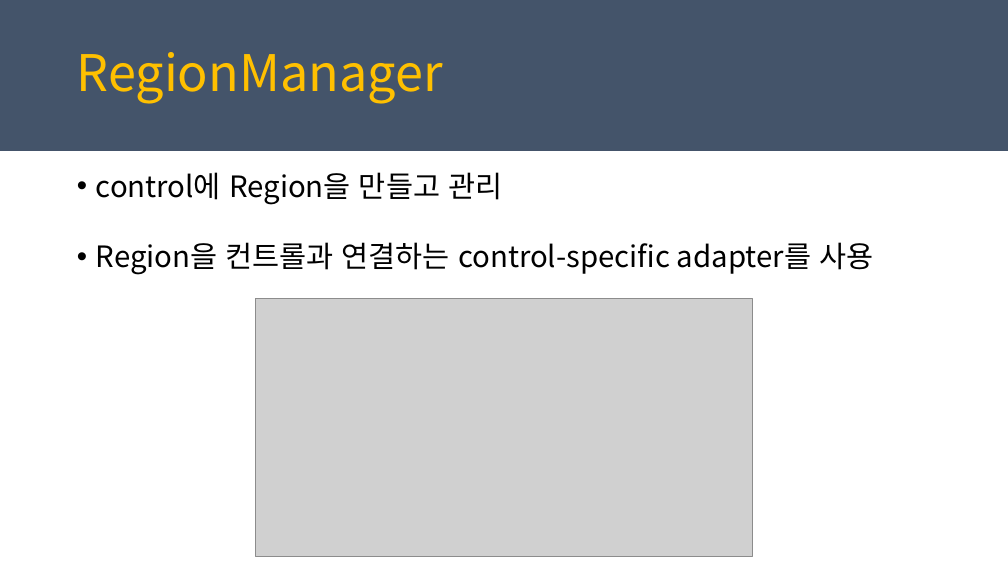
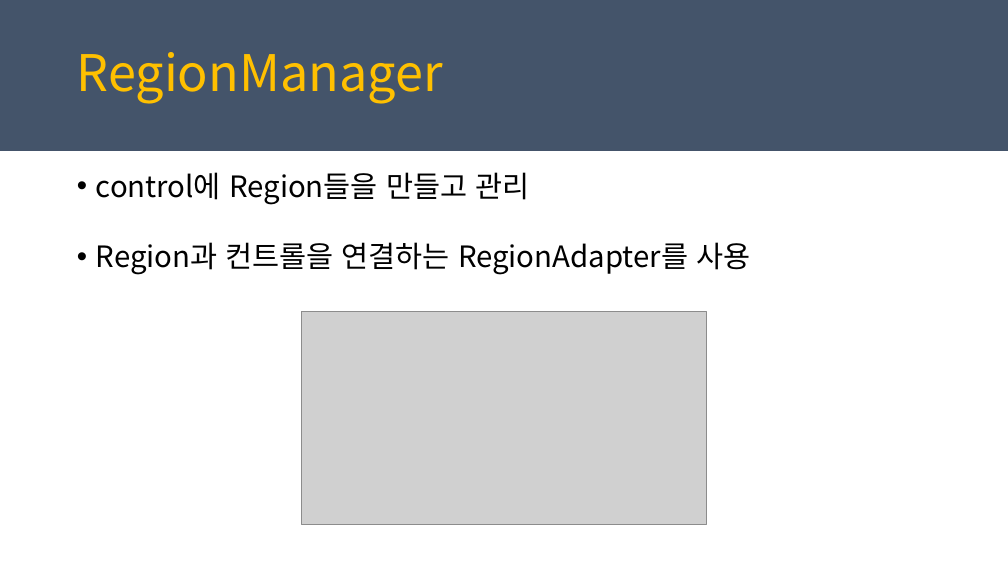
Before and after one commit to juniair/Summary-PPT, a slide deck: slide 14 of PRISM_경준.pptx. Drawn at 1008x567 pixels with LibreOffice and Linux fonts; fonts in the diff are those of the drawing; grey boxes stand for pictures. Boxes give left, top, right and bottom in pixels: in the first picture for what was removed or moved away, otherwise in the second. Text is boxed around its words. In the diff, an @@ line names an element or a change of style, - is before the commit and + after.

```diff
--- a/PRISM_경준.pptx
+++ b/PRISM_경준.pptx
@@ text at (96,172,750,275): text changed @@
-• control에 Region을 만들고 관리
-• Region을 컨트롤과 연결하는 control-specific adapter를 사용
+• control에 Region들을 만들고 관리
+• Region과 컨트롤을 연결하는 RegionAdapter를 사용
@@ picture: place and size @@
-picture at (256,299,752,557)
+picture at (302,312,706,525)
```
Also in this commit, not shown: 7 other slides changed, 3 slides added, 3 slides removed, 3 other files.
